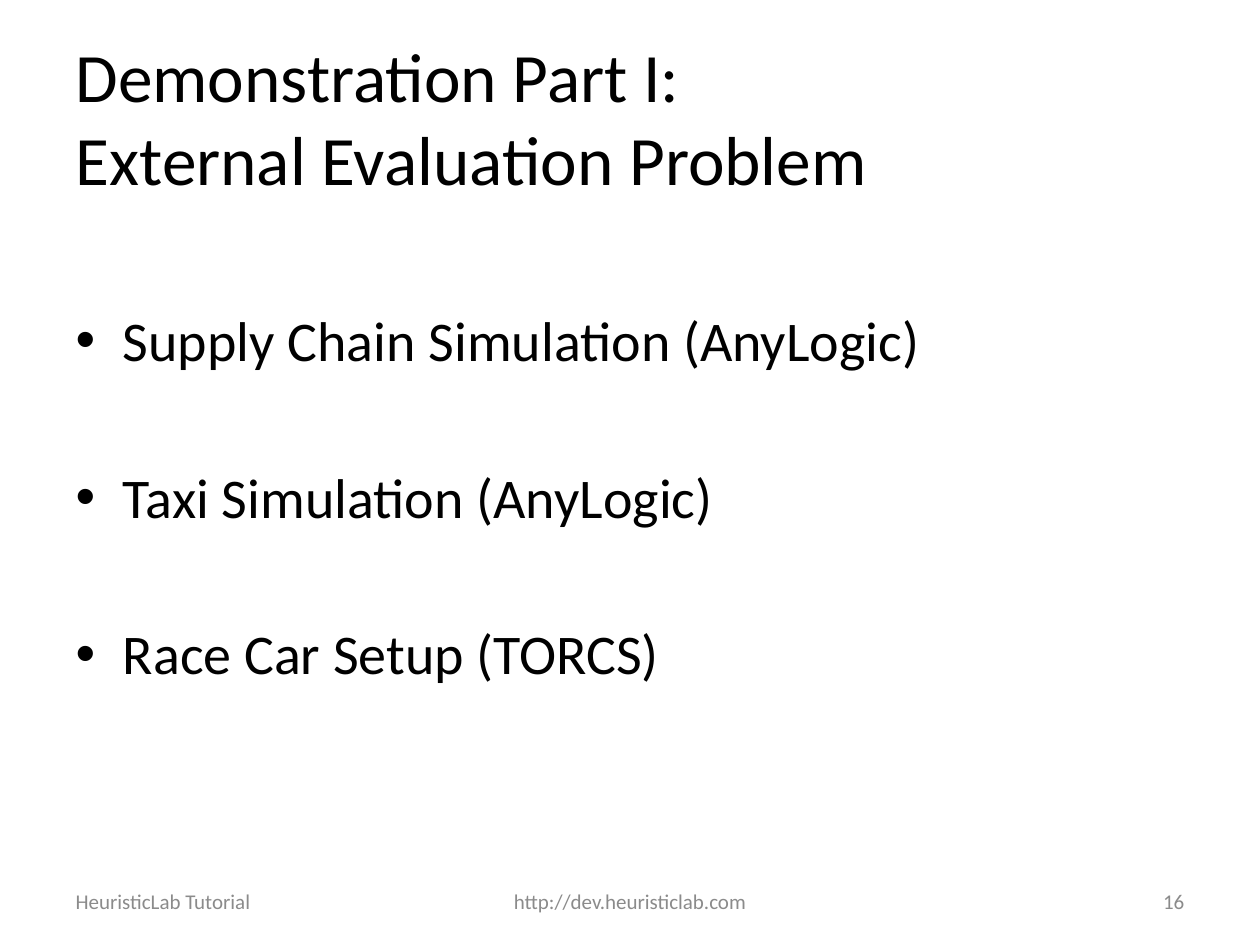
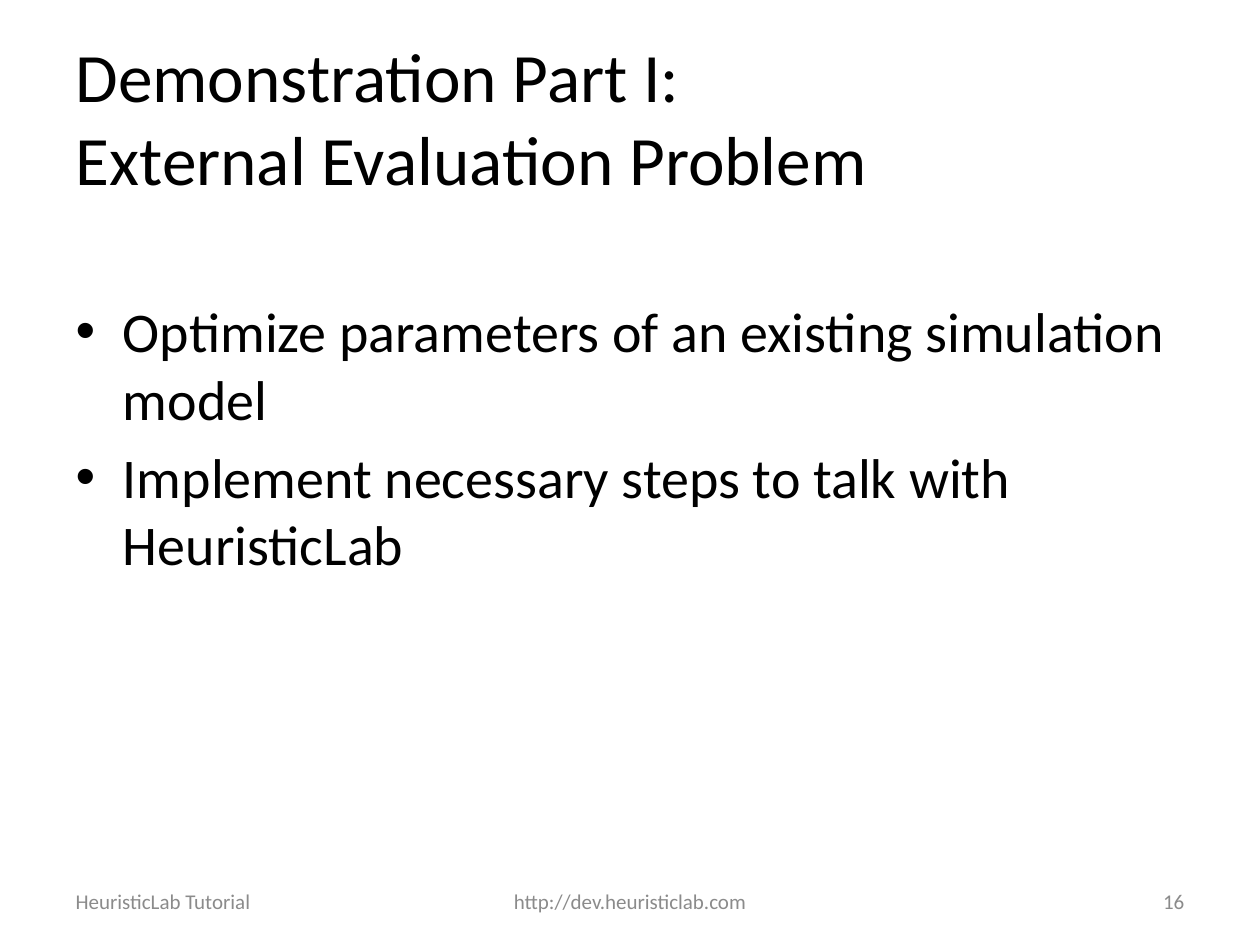
Before and after one commit to heal-research/HeuristicLab, a slide deck: slide 16 of documentation/Tutorials/Optimizing External Applications with HeuristicLab.pptx. Drawn at 1260x945 pixels with LibreOffice and Linux fonts; fonts in the diff are those of the drawing; background and template pictures are left out. Boxes give left, top, right and bottom in pixels: in the first picture for what was removed or moved away, otherwise in the second. Text is boxed around its words. In the diff, an @@ line names an element or a change of style, - is before the commit and + after.

```diff
--- a/documentation/Tutorials/Optimizing External Applications with HeuristicLab.pptx
+++ b/documentation/Tutorials/Optimizing External Applications with HeuristicLab.pptx
@@ text at (123,313,1163,566): text changed @@
-• Supply Chain Simulation (AnyLogic)
-• Taxi Simulation (AnyLogic)
-• Race Car Setup (TORCS)
+• Optimize parameters of an existing simulation model
+• Implement necessary steps to talk with HeuristicLab
```
Also in this commit, not shown: 3 other slides changed, 13 slides added.
